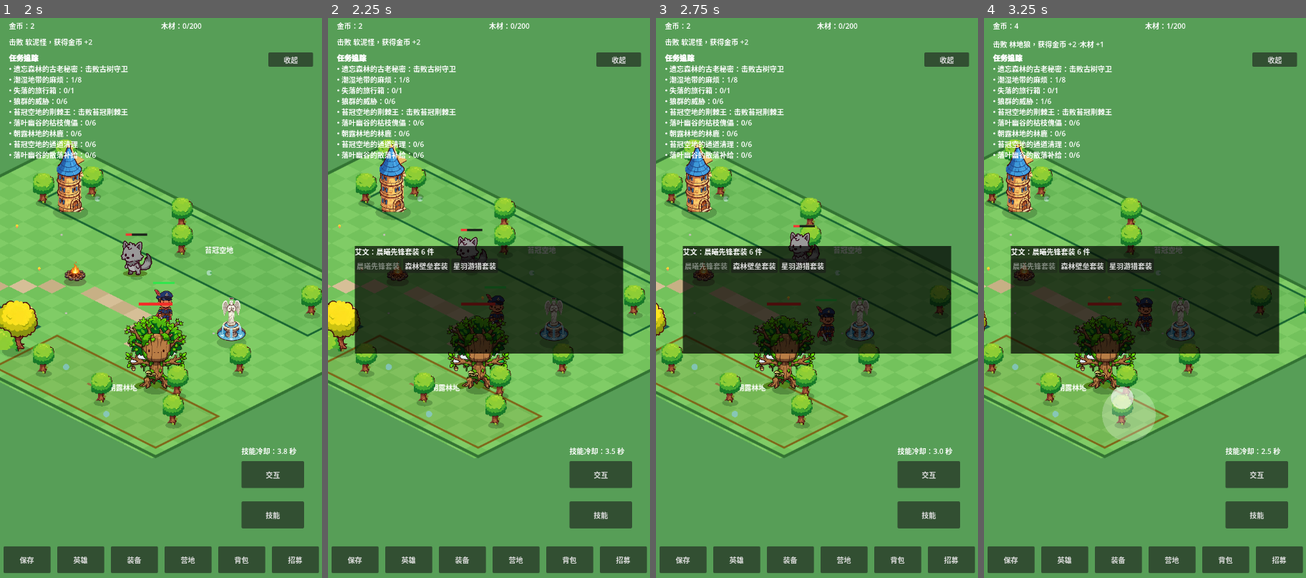
Above: before the commit, frames 1-4 (left to right).
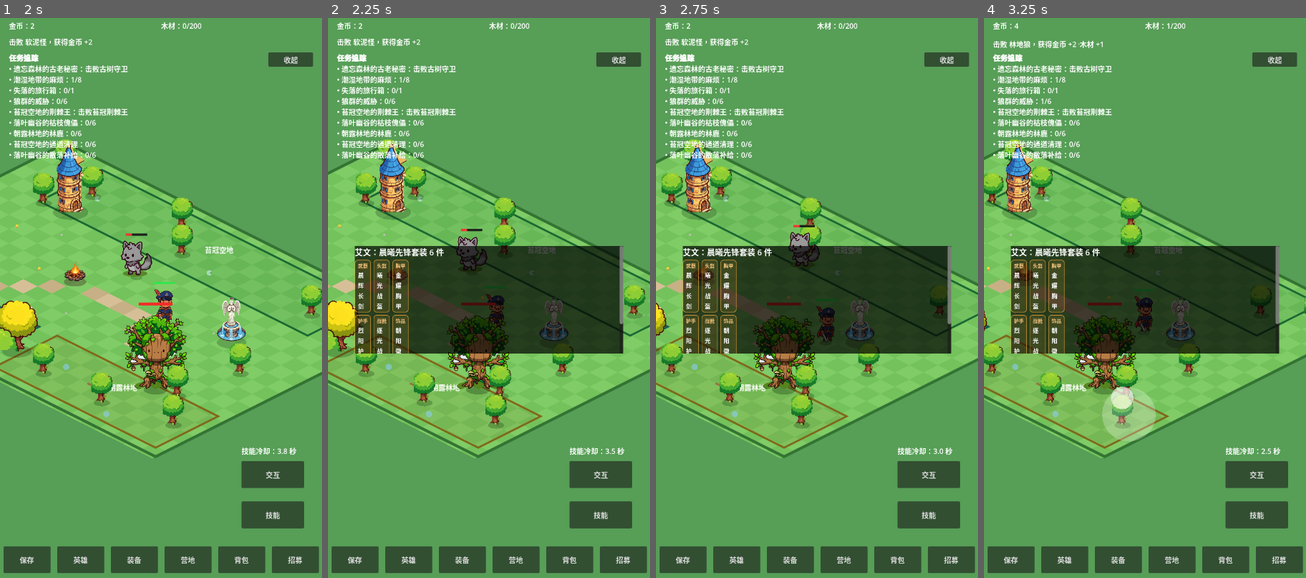
Above: after the commit, the same moments.

Repository: oneyi53/game
Game: Godot game, scene res://scenes/main.tscn
The game is run twice, just before and just after one commit, with the same random seed, the same clock (stepped at 60 frames per second) and the same inputs.
Inputs (mouse positions are in pixels of both pictures, inside the frame that each line leads up to):
- Up to frame 1 (2 s): tap Enter at 0.5 s; move the mouse to (231, 270) at 0.52 s; hold Right (ui_right) 0.53-1.25 s; tap E at 0.6 s; click (231, 270) at 0.67 s; tap Space at 0.77 s; drag from (96, 326) to (270, 410) at 1.27 s
- Up to frame 2 (2.25 s): move the mouse to (521, 174) at 2.02 s; hold Right (ui_right) from 2.03 s (still down); tap Q at 2.1 s
- Up to frame 3 (2.75 s): keep holding Right (ui_right)
- Up to frame 4 (3.25 s): release Right (ui_right) at 2.75 s; drag from (1128, 415) to (1048, 214) at 2.77 s

Frame 1 is identical in both runs. In frame 2, 3.0% of the frame differs, in the area x 8-92%, y 40-60%; in frame 3, 3.0%; in frame 4, 3.0%.

Commit message:
Add six-slot set previews and bonus tier progress

Diff:
--- a/scripts/ui/equip_panel.gd
+++ b/scripts/ui/equip_panel.gd
@@ -76,7 +76,15 @@
             row_label.text = str(hero.hero_name) + "：未穿戴套装"
         else:
             row_label.text = str(hero.hero_name) + "：" + manager.set_name(current) + " 6 件"
+        row_label.add_theme_font_size_override("font_size", 18)
         list_box.add_child(row_label)
+        if current != "" and manager.sets.has(current):
+            _add_set_visual(current)
+        var tier_label: Label = Label.new()
+        var equipped_count: int = int(manager.set_counts_for_hero(hero_id).get(current, 0)) if current != "" else 0
+        tier_label.text = "套装进度  %d/2  ·  %d/4  ·  %d/6" % [mini(equipped_count, 2), mini(equipped_count, 4), mini(equipped_count, 6)]
+        tier_label.add_theme_color_override("font_color", Color(0.72, 0.84, 0.72))
+        list_box.add_child(tier_label)
         var row: HBoxContainer = HBoxContainer.new()
         list_box.add_child(row)
         for set_id in manager.set_ids():
@@ -86,5 +94,62 @@
             button.pressed.connect(_on_set_button_pressed.bind(hero_id, str(set_id)))
             row.add_child(button)
 
+func _add_set_visual(set_id: String) -> void:
+    var entry: Dictionary = manager.sets.get(set_id, {})
+    var pieces: Dictionary = entry.get("pieces", {})
+    var accent: Color = _set_accent(set_id)
+    var grid: GridContainer = GridContainer.new()
+    grid.columns = 3
+    grid.size_flags_horizontal = Control.SIZE_EXPAND_FILL
+    grid.add_theme_constant_override("h_separation", 6)
+    grid.add_theme_constant_override("v_separation", 6)
+    list_box.add_child(grid)
+    var slot_names: Dictionary = {
+        "weapon": "武器",
+        "helmet": "头盔",
+        "chest": "胸甲",
+        "gloves": "护手",
+        "boots": "战靴",
+        "accessory": "饰品"
+    }
+    for slot in manager.SLOTS:
+        var tile: PanelContainer = PanelContainer.new()
+        tile.custom_minimum_size = Vector2(0.0, 58.0)
+        var style: StyleBoxFlat = StyleBoxFlat.new()
+        style.bg_color = Color(accent.r, accent.g, accent.b, 0.12)
+        style.border_color = Color(accent.r, accent.g, accent.b, 0.9)
+        style.set_border_width_all(1)
+        style.set_corner_radius_all(6)
+        style.content_margin_left = 7.0
+        style.content_margin_right = 7.0
+        style.content_margin_top = 5.0
+        style.content_margin_bottom = 5.0
+        tile.add_theme_stylebox_override("panel", style)
+        var content: VBoxContainer = VBoxContainer.new()
+        content.add_theme_constant_override("separation", 1)
+        tile.add_child(content)
+        var slot_label: Label = Label.new()
+        slot_label.text = str(slot_names.get(slot, slot))
+        slot_label.add_theme_font_size_override("font_size", 11)
+        slot_label.add_theme_color_override("font_color", accent.lightened(0.35))
+        content.add_child(slot_label)
+        var item_label: Label = Label.new()
+        item_label.text = str(pieces.get(slot, "未配置"))
+        item_label.add_theme_font_size_override("font_size", 13)
+        item_label.autowrap_mode = TextServer.AUTOWRAP_WORD_SMART
+        content.add_child(item_label)
+        grid.add_child(tile)
+
+func _set_accent(set_id: String) -> Color:
+    match set_id:
+        "dawn_vanguard":
+            return Color(0.95, 0.65, 0.22)
+        "forest_bulwark":
+            return Color(0.35, 0.78, 0.42)
+        "starfeather_hunt":
+            return Color(0.38, 0.68, 0.96)
+        _:
+            return Color(0.72, 0.76, 0.82)
+
 func _on_set_button_pressed(hero_id: String, set_id: String) -> void:
     swap_requested.emit(hero_id, set_id)
